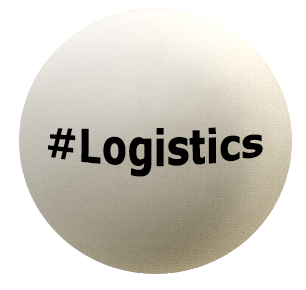
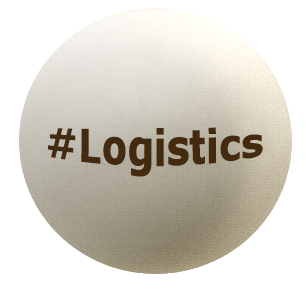
Before/after of a 306×290 layered artwork. What changed in the layer stack:
painted on "#Logistics" over 48, 127, 263, 177
